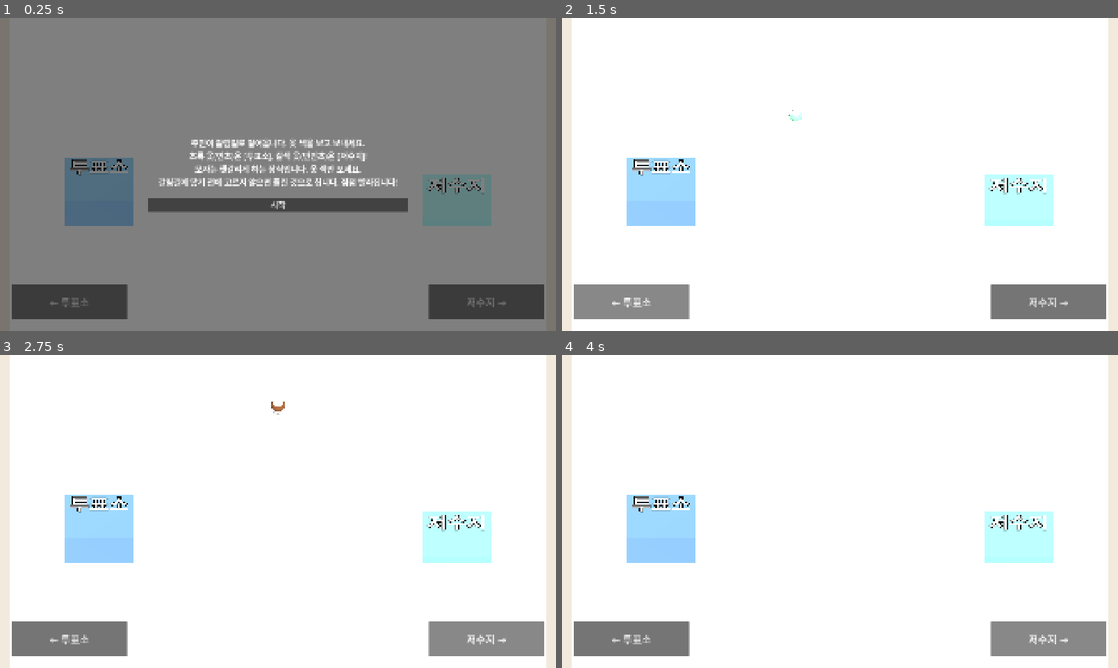
Above: before the commit, frames 1-4 (two rows, left to right).
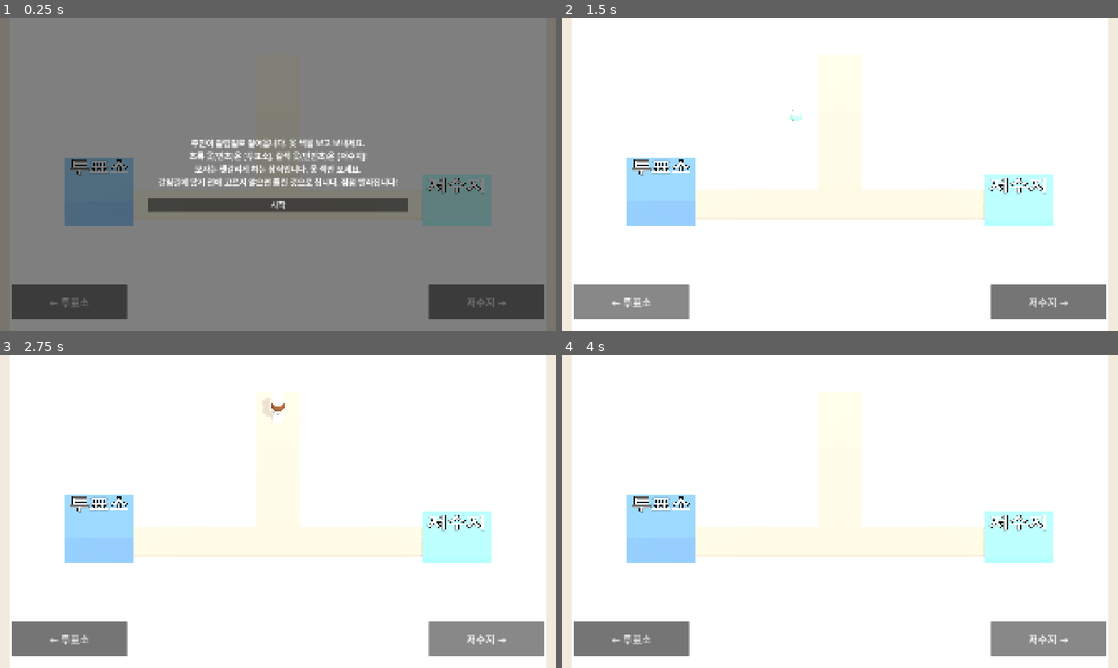
Above: after the commit, the same moments.

Repository: hahaha13791/mincho-game
Game: Godot game, scene res://minigames/mad_rat/mad_rat.tscn
Same seed, same stepped clock (60 frames per second), same inputs: the game is played once before the commit and once after it. This scene is started directly instead of the project's main scene.
Inputs:
- Up to frame 1 (0.25 s): no input
- Up to frame 2 (1.5 s): click "시작" at 0.5 s; click "← 투표소" at 1.25 s
- Up to frame 3 (2.75 s): click "저수지 →" at 2 s
- Up to frame 4 (4 s): click "← 투표소" at 2.75 s; click "저수지 →" at 3.5 s

The runs differ from the first frame. In frame 1, less than 0.1% of the frame differs, in the area x 75-76%, y 60-65%; in frame 2, 0.4%; in frame 3, 0.5%, in the area x 24-76%, y 13-65%; in frame 4, 0.4%.

Commit message:
fix(mad_rat): 길 색을 어둡게 하고 인형 팔다리를 몸통에 붙임
- palette에 road 추가, 길이 하얀 인형과 구분되게 함
- 팔은 몸통 쪽으로, 다리는 길게 해 관절이 끊어져 보이지 않게 함

Co-Authored-By: Claude Opus 5.5 <noreply@anthropic.com>

Diff:
--- a/common/style/palette.gd
+++ b/common/style/palette.gd
@@ -7,6 +7,7 @@
 @export var background: Color = Color("f2ebdd")
 @export var paper: Color = Color("faf7f0")
 @export var doll: Color = Color("f4f4f1") # 얼굴 없는 하얀 인형(인물 기본 몸)
+@export var road: Color = Color("9c9488") # 길. 하얀 인형이 묻히지 않게 어둡게
 @export var accent: Color = Color("f2b84b")
 @export var danger: Color = Color("d9534f")
 @export var ballot_box: Color = Color("5b7fa6")
--- a/minigames/mad_rat/mad_rat.gd
+++ b/minigames/mad_rat/mad_rat.gd
@@ -152,10 +152,10 @@
 	ground.position = Vector3(0.0, -0.1, -2.0)
 	add_child(ground)
 
-	var road: MeshInstance3D = _box(Vector3(2.0, 0.05, 11.0), PALETTE.paper)
+	var road: MeshInstance3D = _box(Vector3(2.0, 0.05, 11.0), PALETTE.road)
 	road.position = Vector3(0.0, 0.02, -4.5)
 	add_child(road)
-	var cross: MeshInstance3D = _box(Vector3(2.0 * EXIT_X + 1.0, 0.05, 2.0), PALETTE.paper)
+	var cross: MeshInstance3D = _box(Vector3(2.0 * EXIT_X + 1.0, 0.05, 2.0), PALETTE.road)
 	cross.position = Vector3(0.0, 0.02, JUNCTION_Z)
 	add_child(cross)
 
--- a/minigames/mad_rat/villager.tscn
+++ b/minigames/mad_rat/villager.tscn
@@ -15,12 +15,12 @@
 height = 0.6
 
 [sub_resource type="CapsuleMesh" id="arm_mesh"]
-radius = 0.08
+radius = 0.085
 height = 0.6
 
 [sub_resource type="CapsuleMesh" id="leg_mesh"]
 radius = 0.1
-height = 0.5
+height = 0.65
 
 [sub_resource type="SphereMesh" id="foot_mesh"]
 radius = 0.14
@@ -47,19 +47,19 @@
 mesh = SubResource("head_mesh")
 
 [node name="ArmL" type="MeshInstance3D" parent="."]
-transform = Transform3D(1, 0, 0, 0, 1, 0, 0, 0, 1, -0.36, 0.98, 0)
+transform = Transform3D(1, 0, 0, 0, 1, 0, 0, 0, 1, -0.32, 0.98, 0)
 mesh = SubResource("arm_mesh")
 
 [node name="ArmR" type="MeshInstance3D" parent="."]
-transform = Transform3D(1, 0, 0, 0, 1, 0, 0, 0, 1, 0.36, 0.98, 0)
+transform = Transform3D(1, 0, 0, 0, 1, 0, 0, 0, 1, 0.32, 0.98, 0)
 mesh = SubResource("arm_mesh")
 
 [node name="LegL" type="MeshInstance3D" parent="."]
-transform = Transform3D(1, 0, 0, 0, 1, 0, 0, 0, 1, -0.12, 0.38, 0)
+transform = Transform3D(1, 0, 0, 0, 1, 0, 0, 0, 1, -0.12, 0.45, 0)
 mesh = SubResource("leg_mesh")
 
 [node name="LegR" type="MeshInstance3D" parent="."]
-transform = Transform3D(1, 0, 0, 0, 1, 0, 0, 0, 1, 0.12, 0.38, 0)
+transform = Transform3D(1, 0, 0, 0, 1, 0, 0, 0, 1, 0.12, 0.45, 0)
 mesh = SubResource("leg_mesh")
 
 [node name="FootL" type="MeshInstance3D" parent="."]
